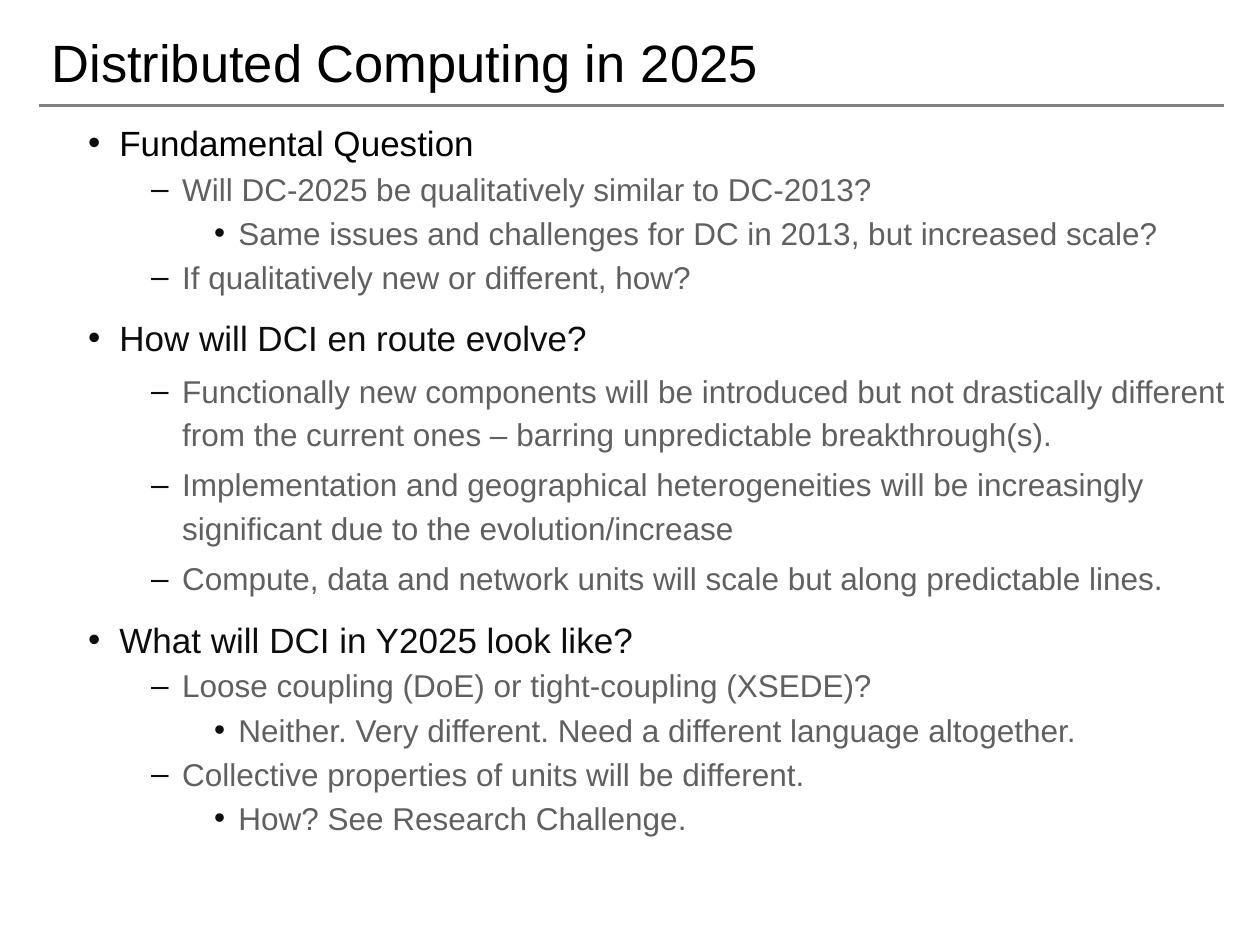
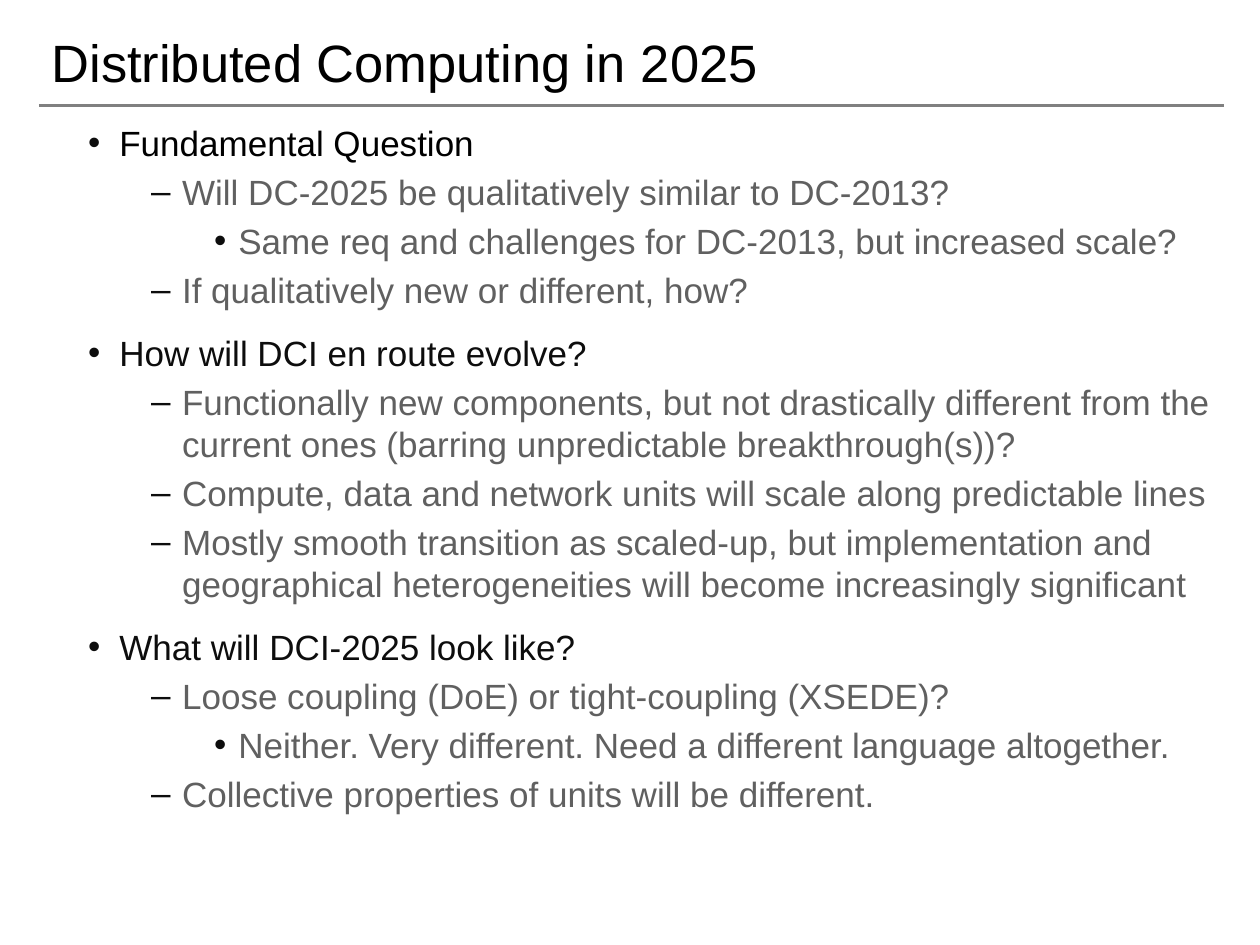
Before and after one commit to saga-project/presentations, a slide deck: slide 5 of radical-magic.pptx. Drawn at 1260x945 pixels with LibreOffice and Linux fonts; fonts in the diff are those of the drawing; background and template pictures are left out. Boxes give left, top, right and bottom in pixels: in the first picture for what was removed or moved away, otherwise in the second. Text is boxed around its words. In the diff, an @@ line names an element or a change of style, - is before the commit and + after.

```diff
--- a/radical-magic.pptx
+++ b/radical-magic.pptx
@@ text at (182,179,1170,814): size 18 to 20 pt in "Will DC-2025 be qualitatively similar to DC-2013?", "If qualitatively new or different, how?", "Loose coupling (DoE) or tight-coupling (XSEDE)?", "Neither. Very different. Need a different language ..." and 1 more places @@
@@ text at (238,228,1176,261): text changed; size 18 to 20 pt @@
-    • Same issues and challenges for DC in 2013, but increased scale?
+    • Same req and challenges for DC-2013, but increased scale?
@@ text at (119,389,1210,661): text changed; size 18 to 20 pt @@
-  – Functionally new components will be introduced but not drastically different from the current ones – barring unpredictable breakthrough(s).
-  – Implementation and geographical heterogeneities will be increasingly significant due to the evolution/increase
-  – Compute, data and network units will scale but along predictable lines.
-• What will DCI in Y2025 look like?
+  – Functionally new components, but not drastically different from the current ones (barring unpredictable breakthrough(s))?
+  – Compute, data and network units will scale along predictable lines
+  – Mostly smooth transition as scaled-up, but implementation and geographical heterogeneities will become increasingly significant
+• What will DCI-2025 look like?
@@ text at (238,807,687,836): paragraph removed @@
-    • How? See Research Challenge.
```
Also in this commit, not shown: 13 other slides changed, 1 slide added.
